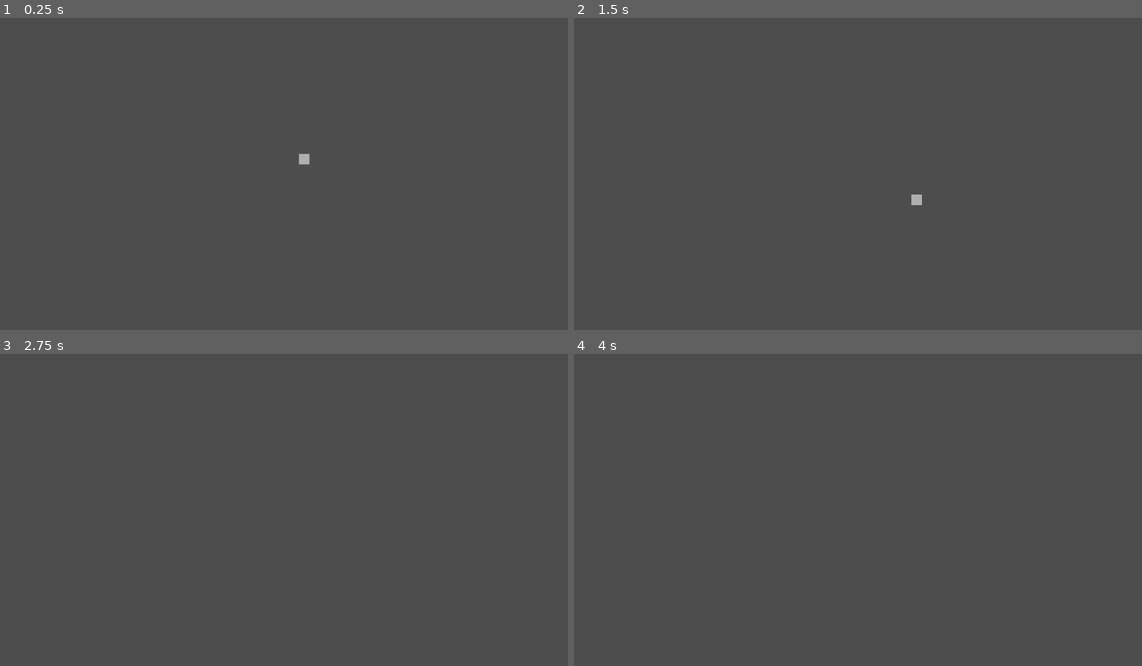
Above: before the commit, frames 1-4 (two rows, left to right).
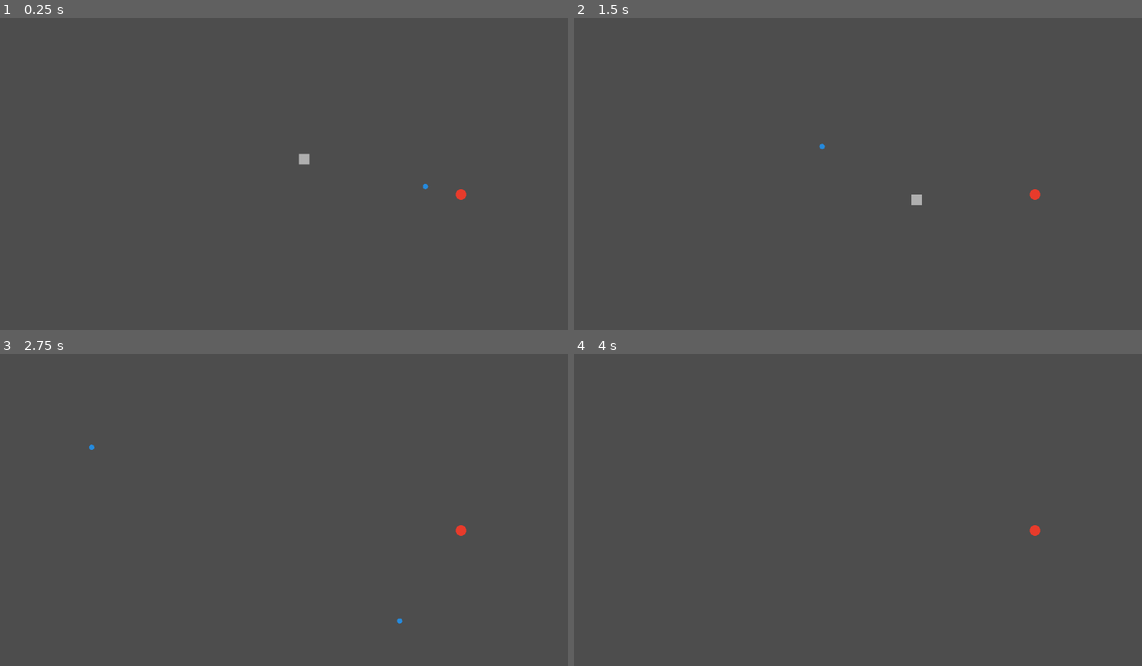
Above: after the commit, the same moments.

Repository: manspider-thatdev/state-machine-demo
Game: Godot game, scene res://main.tscn
Two runs of this game, one before a commit and one after it. Both use one fixed random seed, a clock stepped at 60 frames per second and the inputs below. The project has no main scene, so this scene is started directly.
Inputs:
- Up to frame 1 (0.25 s): no input
- Up to frame 2 (1.5 s): hold D (right) 0.53-1.28 s; tap Space (shoot) at 0.6 s; hold S (down) from 1.28 s (still down); tap J (dash) at 1.35 s
- Up to frame 3 (2.75 s): tap Space (shoot) at 1.55, 2.1 s; release S (down) at 2.03 s; hold D (right) from 2.03 s (still down)
- Up to frame 4 (4 s): release D (right) at 2.78 s; hold W (up) 2.78-3.53 s; tap Space (shoot) at 2.85, 3.8 s; tap Enter at 3.5 s; hold A (left) from 3.53 s (still down); tap J (dash) at 3.6 s

The runs differ from the first frame. In frame 1, less than 0.1% of the frame differs, in the area x 74-83%, y 53-59%; in frame 2, less than 0.1%; in frame 3, less than 0.1%, in the area x 15-83%, y 29-87%; in frame 4, less than 0.1%.

Commit message:
Added a basic enemy with a state machine

Diff:
--- /dev/null
+++ b/enemy.gd
@@ -0,0 +1,107 @@
+class_name Enemy
+extends CharacterBody2D
+
+
+@export_group("Chasing")
+@export var chasing_speed: float = 50.0
+@export var chasing_distance: float = 200.0
+
+@export_group("Shooting")
+@export var projectile_scene: PackedScene
+@export var projectile_speed: float = 300.0
+@export var shooting_distance: float = 400.0
+@export var shooting_delay: float = 2.0
+
+
+enum States {
+	IDLING,
+	CHASING,
+	SHOOTING,
+}
+
+var state := States.IDLING
+var player: Player
+var can_shoot := true
+
+
+func direction_to_player() -> Vector2:
+	return (player.position - position).normalized()
+
+
+func update_state() -> void:
+	var distance_to_player: float = (player.position - position).length()
+
+	# Uses distance to determine state
+	if distance_to_player <= chasing_distance:
+		start_chasing()
+	elif distance_to_player <= shooting_distance and can_shoot:
+		start_shooting()
+	else:
+		start_idling()
+
+
+func _ready() -> void:
+	# Easy reference to the player at all times
+	player = get_tree().get_first_node_in_group("player")
+
+	# Start in the default state (IDLING)
+	start_idling()
+
+
+func _physics_process(delta: float) -> void:
+	# Controls what state is active
+	if state == States.IDLING:
+		idling(delta)
+	elif state == States.CHASING:
+		chasing(delta)
+	elif state == States.SHOOTING:
+		shooting(delta)
+
+	# Update the state
+	update_state()
+
+
+#region Idling
+func start_idling() -> void:
+	# Set the state and any default values
+	state = States.IDLING
+	velocity = Vector2.ZERO
+
+
+func idling(_delta: float) -> void:
+	pass
+#endregion
+
+#region Chasing
+func start_chasing() -> void:
+	# Set the state and any default values
+	state = States.CHASING
+
+
+func chasing(_delta: float) -> void:
+	# Functionality for the chase state
+	velocity = direction_to_player() * chasing_speed
+	move_and_slide()
+#endregion
+
+#region Shooting
+func start_shooting() -> void:
+	# Set the state and any default values
+	state = States.SHOOTING
+	velocity = Vector2.ZERO
+
+	# Main shooting logic (creating and setting values in projectile)
+	var new_node := projectile_scene.instantiate() as RigidBody2D
+	get_tree().root.add_child(new_node)
+	new_node.global_position = position
+	new_node.linear_velocity = direction_to_player() * projectile_speed
+
+	# Add delay to shooting so that there isn't rapid fire
+	can_shoot = false
+	await get_tree().create_timer(shooting_delay).timeout
+	can_shoot = true
+
+
+func shooting(_delta: float) -> void:
+	pass # Nothing happens while shooting since it ends immediately
+#endregion
--- a/main.tscn
+++ b/main.tscn
@@ -2,14 +2,19 @@
 
 [ext_resource type="Script" uid="uid://xj83xa12bk21" path="res://player.gd" id="1_ig7tw"]
 [ext_resource type="PackedScene" uid="uid://drmxkl8iktmqh" path="res://projectile.tscn" id="2_0xm2m"]
+[ext_resource type="Script" uid="uid://do1puqydkouvu" path="res://enemy.gd" id="3_h2yge"]
 
 [sub_resource type="RectangleShape2D" id="RectangleShape2D_7dm0k"]
 
 [sub_resource type="BoxMesh" id="BoxMesh_ig7tw"]
 
+[sub_resource type="CircleShape2D" id="CircleShape2D_7gvtd"]
+
+[sub_resource type="SphereMesh" id="SphereMesh_m1i5j"]
+
 [node name="Node2D" type="Node2D" unique_id=1510280852]
 
-[node name="Player" type="CharacterBody2D" parent="." unique_id=1939371199]
+[node name="Player" type="CharacterBody2D" parent="." unique_id=1939371199 groups=["player"]]
 collision_mask = 0
 motion_mode = 1
 script = ExtResource("1_ig7tw")
@@ -26,4 +31,20 @@
 scale = Vector2(20, 20)
 mesh = SubResource("BoxMesh_ig7tw")
 
+[node name="Enemy" type="CharacterBody2D" parent="." unique_id=1176861240]
+position = Vector2(297, 67)
+collision_layer = 4
+collision_mask = 0
+motion_mode = 1
+script = ExtResource("3_h2yge")
+projectile_scene = ExtResource("2_0xm2m")
+
+[node name="CollisionShape2D" type="CollisionShape2D" parent="Enemy" unique_id=779086289]
+shape = SubResource("CircleShape2D_7gvtd")
+
+[node name="MeshInstance2D" type="MeshInstance2D" parent="Enemy" unique_id=1636399514]
+modulate = Color(0.9098039, 0.23137255, 0.16862746, 1)
+scale = Vector2(20, 20)
+mesh = SubResource("SphereMesh_m1i5j")
+
 [node name="Camera2D" type="Camera2D" parent="." unique_id=398727230]
--- a/project.godot
+++ b/project.godot
@@ -11,8 +11,12 @@
 [application]
 
 config/name="State Machine Demo"
-config/features=PackedStringArray("4.6", "Forward Plus")
+config/features=PackedStringArray("4.7", "Forward Plus")
 config/icon="res://icon.svg"
+
+[global_group]
+
+player=""
 
 [input]
 
@@ -55,6 +59,7 @@
 
 2d_physics/layer_1="Player"
 2d_physics/layer_2="Projectile"
+2d_physics/layer_3="Enemy"
 
 [physics]
 
Not shown, added: enemy.gd.uid
